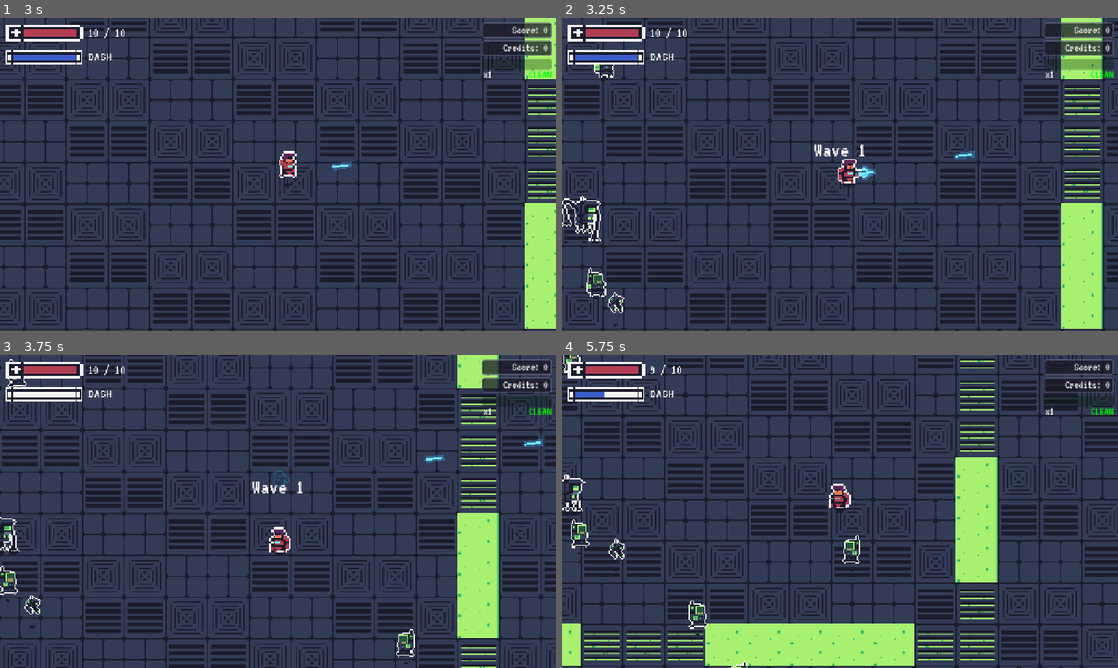
Above: before the commit, frames 1-4 (two rows, left to right).
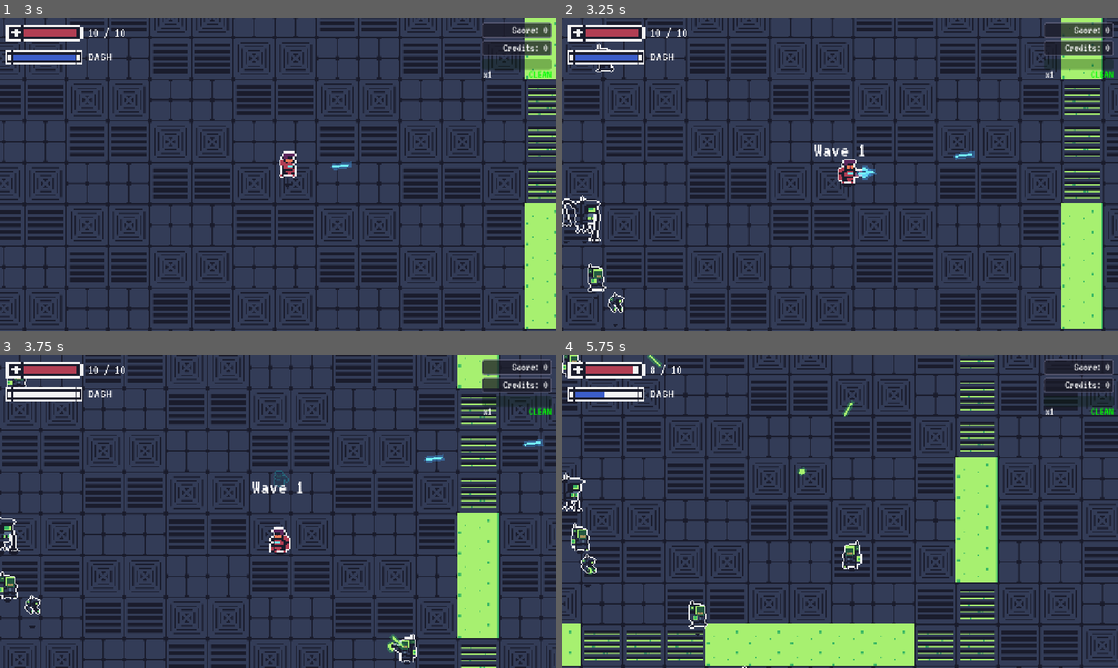
Above: after the commit, the same moments.

Repository: Gubari/ScreenRot
Game: Godot game, scene res://scenes/game.tscn
The game is run twice, just before and just after one commit, with the same random seed, the same clock (stepped at 60 frames per second) and the same inputs. This scene is started directly instead of the project's main scene.
Inputs (mouse positions are in pixels of both pictures, inside the frame that each line leads up to):
- Up to frame 1 (3 s): click ">" at 0.5 s; click "<" at 1.25 s; click "X" at 2 s; tap Enter at 2.75 s; move the mouse to (400, 158) at 2.77 s; press the mouse at (400, 158) at 2.78 s; hold D (move_right) from 2.78 s (still down)
- Up to frame 2 (3.25 s): keep holding D (move_right)
- Up to frame 3 (3.75 s): move the mouse to (166, 527) at 3.52 s; release D (move_right) at 3.53 s; release the mouse at (166, 527) at 3.53 s; hold S (move_down) from 3.53 s (still down); tap Shift (dash) at 3.6 s
- Up to frame 4 (5.75 s): click (728, 527) at 3.8 s; move the mouse to (895, 442) at 4.27 s; release S (move_down) at 4.28 s; press the mouse at (895, 442) at 4.28 s; hold D (move_right) 4.28-5.03 s; tap Space (defrag) at 4.35 s; move the mouse to (812, 574) at 5.02 s; release the mouse at (812, 574) at 5.03 s; hold W (move_up) from 5.03 s (still down); click (812, 574) at 5.1 s

Frame 1 is identical in both runs. In frame 2, 0.4% of the frame differs, in the area x 4-16%, y 0-90%; in frame 3, 0.6%; in frame 4, 1.3%, in the area x 0-54%, y 0-100%.

Commit message:
Igrac1 - pixel_grunt i bit_bug sada pucaju

Diff:
--- a/resources/waves/wave_2.tres
+++ b/resources/waves/wave_2.tres
@@ -5,6 +5,7 @@
 
 [sub_resource type="Resource" id="sg1"]
 script = ExtResource("2_group")
+enemy_type = "bit_bug"
 
 [sub_resource type="Resource" id="Resource_hhrcn"]
 script = ExtResource("2_group")
--- a/scenes/enemies/pixel_grunt.tscn
+++ b/scenes/enemies/pixel_grunt.tscn
@@ -171,6 +171,7 @@
 collision_layer = 2
 collision_mask = 2
 script = ExtResource("1_script")
+shoot_range = 400.0
 max_hp = 3
 
 [node name="Sprite" type="AnimatedSprite2D" parent="." unique_id=189877093]
--- a/scenes/game.tscn
+++ b/scenes/game.tscn
@@ -6,7 +6,6 @@
 [ext_resource type="PackedScene" uid="uid://ce78ft6jgs5aa" path="res://scenes/menus/game_over.tscn" id="5_gameover"]
 [ext_resource type="PackedScene" uid="uid://debr1s0verl4y" path="res://scenes/effects/debris_overlay.tscn" id="6_debris_overlay"]
 [ext_resource type="PackedScene" uid="uid://dom7chcv6feqq" path="res://scenes/menus/pause_menu.tscn" id="6_pausemenu"]
-[ext_resource type="PackedScene" path="res://scenes/hud/gameplay_hud.tscn" id="13_gameplay_hud"]
 [ext_resource type="Script" uid="uid://cfdwc1asb32m2" path="res://scripts/managers/wave_data.gd" id="7_kvuet"]
 [ext_resource type="PackedScene" uid="uid://beff53ikalm77" path="res://scenes/menus/upgrade_select.tscn" id="7_upgrade"]
 [ext_resource type="PackedScene" uid="uid://dwp4bu4c432oh" path="res://scenes/map/dungeon_map.tscn" id="8_dungeon_map"]
@@ -16,6 +15,7 @@
 [ext_resource type="Script" uid="uid://bilot01blr3po" path="res://scripts/managers/spawn_group.gd" id="11_trtic"]
 [ext_resource type="Resource" uid="uid://chg67tvjqipj3" path="res://resources/waves/wave_3.tres" id="11_wave3"]
 [ext_resource type="PackedScene" path="res://scenes/effects/screen_closing.tscn" id="12_screen_closing"]
+[ext_resource type="PackedScene" uid="uid://de18rsw7drv6e" path="res://scenes/hud/gameplay_hud.tscn" id="13_gameplay_hud"]
 
 [sub_resource type="Resource" id="Resource_ir15t"]
 script = ExtResource("11_trtic")
@@ -57,7 +57,7 @@
 
 [node name="HUD" type="CanvasLayer" parent="." unique_id=1007073227]
 
-[node name="GameplayHUD" parent="HUD" instance=ExtResource("13_gameplay_hud")]
+[node name="GameplayHUD" parent="HUD" unique_id=1947473317 instance=ExtResource("13_gameplay_hud")]
 
 [node name="GameOver" parent="." unique_id=1562961081 instance=ExtResource("5_gameover")]
 
--- a/scripts/enemies/bit_bug.gd
+++ b/scripts/enemies/bit_bug.gd
@@ -1,10 +1,60 @@
 extends EnemyBase
 
+const PROJECTILE_SCENE = preload("res://scenes/enemies/projectile_bit_bug.tscn")
+
+@export var shoot_range: float = 600.0
+@export var keep_distance: float = 400.0
+@export var shoot_cooldown: float = 2.0
+@export var shoot_anim_duration: float = 0.4
+@export var projectile_damage: int = 1
+@export var projectile_speed: float = 320.0
+@export var muzzle_offset: Vector2 = Vector2(15.0, -5.0)
+
+var _shoot_timer: float = 0.0
+var _shoot_anim_timer: float = 0.0
+var _is_shooting_anim: bool = false
 var jitter_offset: Vector2 = Vector2.ZERO
 
 func _ready() -> void:
 	enemy_type = "bit_bug"
 	super._ready()
+
+func _physics_process(delta: float) -> void:
+	super._physics_process(delta)
+	_update_shoot(delta)
+
+func _update_shoot(delta: float) -> void:
+	if not player or not is_instance_valid(player):
+		return
+
+	if _shoot_anim_timer > 0.0:
+		_shoot_anim_timer -= delta
+		if _shoot_anim_timer <= 0.0:
+			_is_shooting_anim = false
+
+	_shoot_timer -= delta
+
+	var dist := global_position.distance_to(player.global_position)
+	if dist <= shoot_range and dist >= keep_distance and _shoot_timer <= 0.0:
+		_fire()
+		_shoot_timer = shoot_cooldown
+		_shoot_anim_timer = shoot_anim_duration
+		_is_shooting_anim = true
+
+func _fire() -> void:
+	if not player or not is_instance_valid(player):
+		return
+	var proj = PROJECTILE_SCENE.instantiate()
+	var dir := (player.global_position - global_position).normalized()
+	var spr := get_node_or_null("Sprite") as AnimatedSprite2D
+	var flip := -1.0 if spr and spr.flip_h else 1.0
+	var offset := Vector2(muzzle_offset.x * flip, muzzle_offset.y)
+	proj.global_position = global_position + offset
+	proj.direction = dir
+	proj.rotation = dir.angle()
+	proj.speed = projectile_speed
+	proj.damage = projectile_damage
+	get_tree().current_scene.call_deferred("add_child", proj)
 
 func do_movement(delta: float) -> void:
 	_nav_update_timer -= delta
@@ -12,10 +62,25 @@
 		_nav_update_timer = NAV_UPDATE_INTERVAL
 		_update_nav_target()
 
+	if not player or not is_instance_valid(player):
+		return
+
+	var dist := global_position.distance_to(player.global_position)
 	jitter_offset = Vector2(randf_range(-0.3, 0.3), randf_range(-0.3, 0.3))
-	var to_player := get_nav_direction()
-	var dir := (to_player + jitter_offset).normalized()
-	var desired_velocity := dir * move_speed
+
+	var desired_velocity: Vector2
+	if dist < keep_distance:
+		# Preblizu — odmakni se od igraca
+		var away := (global_position - player.global_position).normalized()
+		desired_velocity = (away + jitter_offset).normalized() * move_speed
+	elif dist > shoot_range:
+		# Predaleko — pridjji u range
+		var toward := get_nav_direction()
+		desired_velocity = (toward + jitter_offset).normalized() * move_speed
+	else:
+		# U sweet spotu — lagano kruzi/stoji
+		desired_velocity = jitter_offset.normalized() * move_speed * 0.3
+
 	if nav_agent and nav_agent.avoidance_enabled:
 		nav_agent.set_velocity(desired_velocity)
 	else:
@@ -24,3 +89,22 @@
 	var spr := get_node_or_null("Sprite") as AnimatedSprite2D
 	if spr and player and is_instance_valid(player):
 		spr.flip_h = player.global_position.x < global_position.x
+
+	_update_animation(spr)
+
+func _update_animation(spr: AnimatedSprite2D) -> void:
+	if not spr:
+		return
+	if not spr.is_playing() or spr.animation == "death":
+		return
+
+	if _is_shooting_anim:
+		if spr.animation != "shoot":
+			spr.play("shoot")
+	else:
+		if velocity.length() > 10.0:
+			if spr.animation != "walk":
+				spr.play("walk")
+		else:
+			if spr.animation != "idle":
+				spr.play("idle")
--- a/scripts/enemies/pixel_grunt.gd
+++ b/scripts/enemies/pixel_grunt.gd
@@ -1,8 +1,78 @@
 extends EnemyBase
+
+const PROJECTILE_SCENE = preload("res://scenes/enemies/projectile_pixel_grunt.tscn")
+
+@export var shoot_range: float = 400.0
+@export var shoot_min_range: float = 200.0
+@export var shoot_cooldown: float = 1.8
+@export var shoot_anim_duration: float = 0.35
+@export var projectile_damage: int = 1
+@export var projectile_speed: float = 380.0
+@export var muzzle_offset: Vector2 = Vector2(20.0, -5.0)
+
+var _shoot_timer: float = 0.0
+var _shoot_anim_timer: float = 0.0
+var _is_shooting_anim: bool = false
 
 func _ready() -> void:
 	enemy_type = "pixel_grunt"
 	super._ready()
+
+func _physics_process(delta: float) -> void:
+	super._physics_process(delta)
+	_update_shoot(delta)
+	_update_animation()
+
+func _update_shoot(delta: float) -> void:
+	if not player or not is_instance_valid(player):
+		return
+
+	if _shoot_anim_timer > 0.0:
+		_shoot_anim_timer -= delta
+		if _shoot_anim_timer <= 0.0:
+			_is_shooting_anim = false
+
+	_shoot_timer -= delta
+
+	var dist := global_position.distance_to(player.global_position)
+	if dist <= shoot_range and dist >= shoot_min_range and _shoot_timer <= 0.0:
+		_fire()
+		_shoot_timer = shoot_cooldown
+		_shoot_anim_timer = shoot_anim_duration
+		_is_shooting_anim = true
+
+func _fire() -> void:
+	if not player or not is_instance_valid(player):
+		return
+	var proj = PROJECTILE_SCENE.instantiate()
+	var dir := (player.global_position - global_position).normalized()
+	var flip := -1.0 if get_node_or_null("Sprite") and (get_node_or_null("Sprite") as AnimatedSprite2D).flip_h else 1.0
+	var offset := Vector2(muzzle_offset.x * flip, muzzle_offset.y)
+	proj.global_position = global_position + offset
+	proj.direction = dir
+	proj.rotation = dir.angle()
+	proj.speed = projectile_speed
+	proj.damage = projectile_damage
+	get_tree().current_scene.call_deferred("add_child", proj)
+
+func _update_animation() -> void:
+	var spr := get_node_or_null("Sprite") as AnimatedSprite2D
+	if not spr:
+		return
+
+	if not spr.is_playing() or spr.animation == "death":
+		return
+
+	if _is_shooting_anim:
+		if spr.animation != "shoot":
+			spr.play("shoot")
+	else:
+		if velocity.length() > 5.0:
+			if spr.animation != "walk":
+				spr.play("walk")
+		else:
+			if spr.animation != "idle":
+				spr.play("idle")
 
 func do_movement(delta: float) -> void:
 	super.do_movement(delta)
